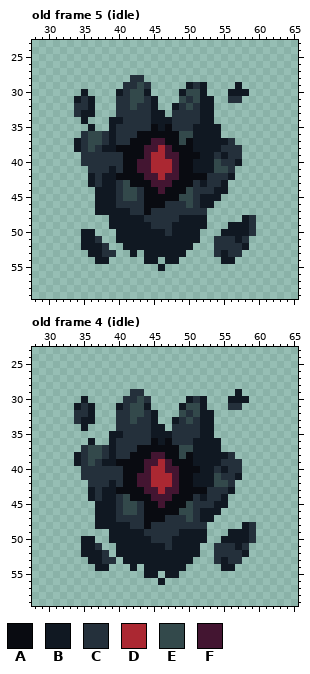
Pixel-art file: Assets/Art/Monster/fragment_monster1.aseprite. The first picture shows the starting point.
96x80 pixels, 17 frames. Shown: old frame 5 (idle): x 28..65, y 23..59; old frame 4 (idle): x 28..65, y 23..59. The commit also changed other frames, which this record leaves out.
Visible layers, top first: "Layer 5", "Layer 4".
Palette (. is transparent): A #090b11  B #101822  C #24303b  D #ab2832  E #33494b  F #431531
Pixels before, old frame 5 (idle), first column x 34:
28 ........CC................
29 .......CCEC.....BCB....B..
30 .B....BCEEB....BEEB...BBB.
31 BCB...CCEECB...ECEBB..CC..
32 CCB...CCECCB..BCECBB......
33 CBB...CCCCCBB.CCCCBB......
34 .B...BBCCCCBBBCCCCBB......
35 ..B..BCCCCCABACCCBBBB.....
36 .CEECBCCCAAAAAAEEBBBB.....
37 BCEECBCCAAAFFAAEABBBBBC...
38 BCECBBAAAAFFDFAAABBBBCCC..
39 .CCCCCCAAAFDDFFAAABBCBCC..
40 .CCCCCCAAFFDDDFAABBBECCB..
41 ..CCCBCAAFFDDDFAABBBEEC...
42 ..BCBBAAAAFFDFFAAAACCCB...
43 ..BCBBCEAAAFFFAAACBCCB....
44 ...BBBCEECAAFAAAECCCBB....
45 ...BBBCEECAAAAAEECBBB.....
46 ...BBBCCCCAAACCCECBB......
47 ...BBBBBCCACCCCCCCC.......
48 .....BBBBBCCCCCBBBB.....BC
49 .....BBBBBBCCCBBBBB...BBBC
50 .BB...BBBBBBBCBBBB...BBBBC
51 .BBC..BBBBBBBBBBBB..CCCBC.
52 .BBBC..BBBBBBBBBB...CCCCB.
53 ..BBCC..B.BBBBBB....CBCC..
54 ...BB.....BB.BB......BB...
55 ............B.............
Pixels before, old frame 4 (idle), first column x 34:
29 ........CC.............B..
30 .B.....CCEC.....BCB...BBB.
31 BCB...BCEEB....BEEB...CC..
32 CCB...CCEECB...ECEBB......
33 CBB...CCECCB..BCECBB......
34 .B....CCCCCBB.CCCCBB......
35 .....BBCCCCBBBCCCCBB......
36 ..B..BCCCCCABACCCBBBB.....
37 .CEECBCCCAAAAAAEEBBBB.....
38 BCEECBCCAAAFFAAEABBBBBC...
39 BCECBBAAAAFFDFAAABBBBCCC..
40 .CCCCCCAAAFDDFFAAABBCBCC..
41 .CCCCCCAAFFDDDFAABBBECCB..
42 ..CCCBCAAFFDDDFAABBBEEC...
43 ..BCBBAAAAFFDFFAAAACCCB...
44 ..BCBBCEAAAFFFAAACBCCB....
45 ...BBBCEECAAFAAAECCCBB....
46 ...BBBCEECAAAAAEECBBB.....
47 ...BBBCCCCAAACCCECBB......
48 ...BBBBBCCACCCCCCCC.....BC
49 .....BBBBBCCCCCBBBB...BBBC
50 .BB..BBBBBBCCCBBBBB..BBBBC
51 .BBC..BBBBBBBCBBBB..CCCBC.
52 .BBBC.BBBBBBBBBBBB..CCCCB.
53 ..BBCC.BBBBBBBBBB...CBCC..
54 ...BB...B.BBBBBB.....BB...
55 ..........BB.BB...........
56 ............B.............
The result:
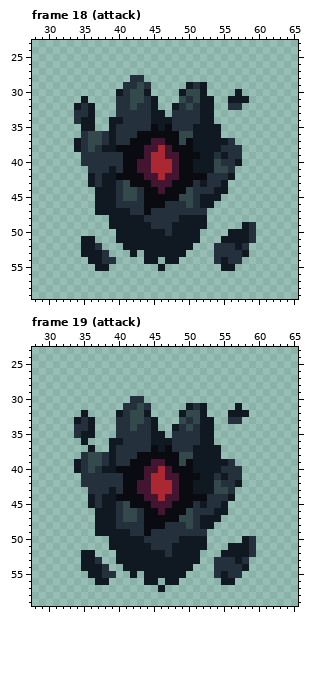
A new or re-ordered frame is compared with the old frame closest to it.
Changes in this commit:
frames 17 -> 27
Changed rows in their new state; - is an unchanged pixel.
Frame 18 (attack) is new; against old frame 5 (idle), layer "Layer 5":
first column x 34:
29 -----------------------.-
30 -.--------------------.-.
31 .B.-------------------BBB
32 B---------------------CC-
33 -C-----------------------
34 C-B----------------------
35 -B-----------------------
first column x 35:
48 -----------------------..
49 ---------------------..--
50 ..------------------.----
51 --.----------------.BB-BC
52 --C.------------------BC-
53 B---.---------------C--B-
54 -B-CC--------------C-CC--
55 --BB----------------BB---
Frame 19 (attack) is new; against old frame 4 (idle), layers "Layer 5", "Layer 4":
first column x 34:
29 --------..-------------.--
30 -.-----.-C.-----...---...-
31 ...---.-C-C----.BC----.B--
32 .B.---B---B.---BE--.--BBB-
33 BC-------E----.ECE----CC--
34 CCB-----E---.-B-E---------
35 CBB--.C------.------------
36 -B.---B----B-B---C--.-----
37 -.B..----CC-B-CCC---------
38 .-------C--AA---E----..---
39 ---EC-CC--A-FA-E-----B-.--
40 B-E-BBA----F--A--B--BC----
41 ---------A---F---A--CB-C--
42 -C---C---------------C-B--
43 --C-C-C--F-D-D---BBBEEC---
44 ------AA--F-D-F--AA--CB---
45 --BC----AA-F-F--A-B-C-----
46 ------------F--A--CC-B----
47 -------EE----AAE----B-----
48 ------CC---AA---E-BB----..
49 ---BB---CCA----CCCC---....
50 -..-------C---C------...--
51 -...-B-----CC-----B-..B-BC
52 ---..--------C------.BBB-C
53 -B-C..B----------B---C-BC-
54 -BB-C--B-B------B---CCCCB-
55 --BBCC--B---B--B----CBCC--
56 ---BB-----BB.BB------BB---
57 ------------B-------------
